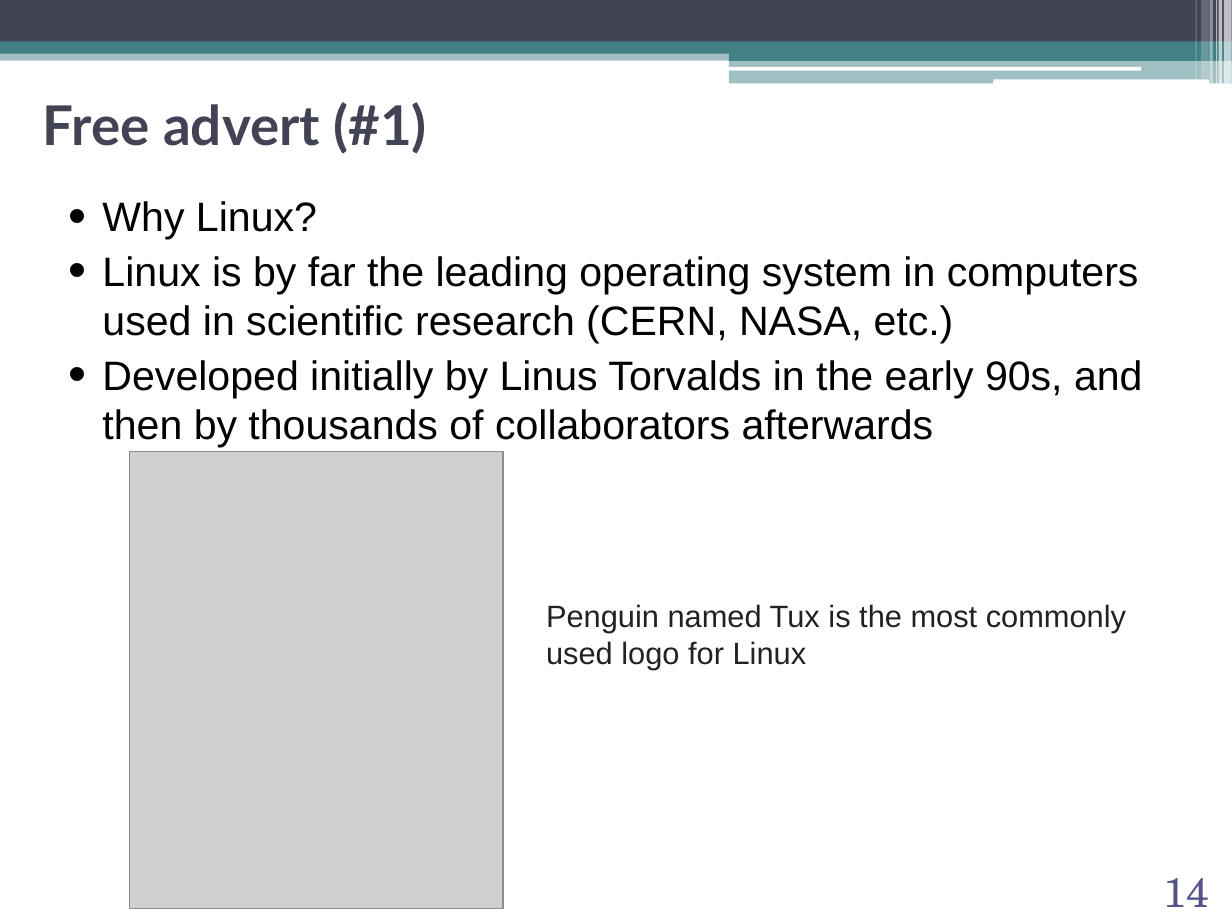
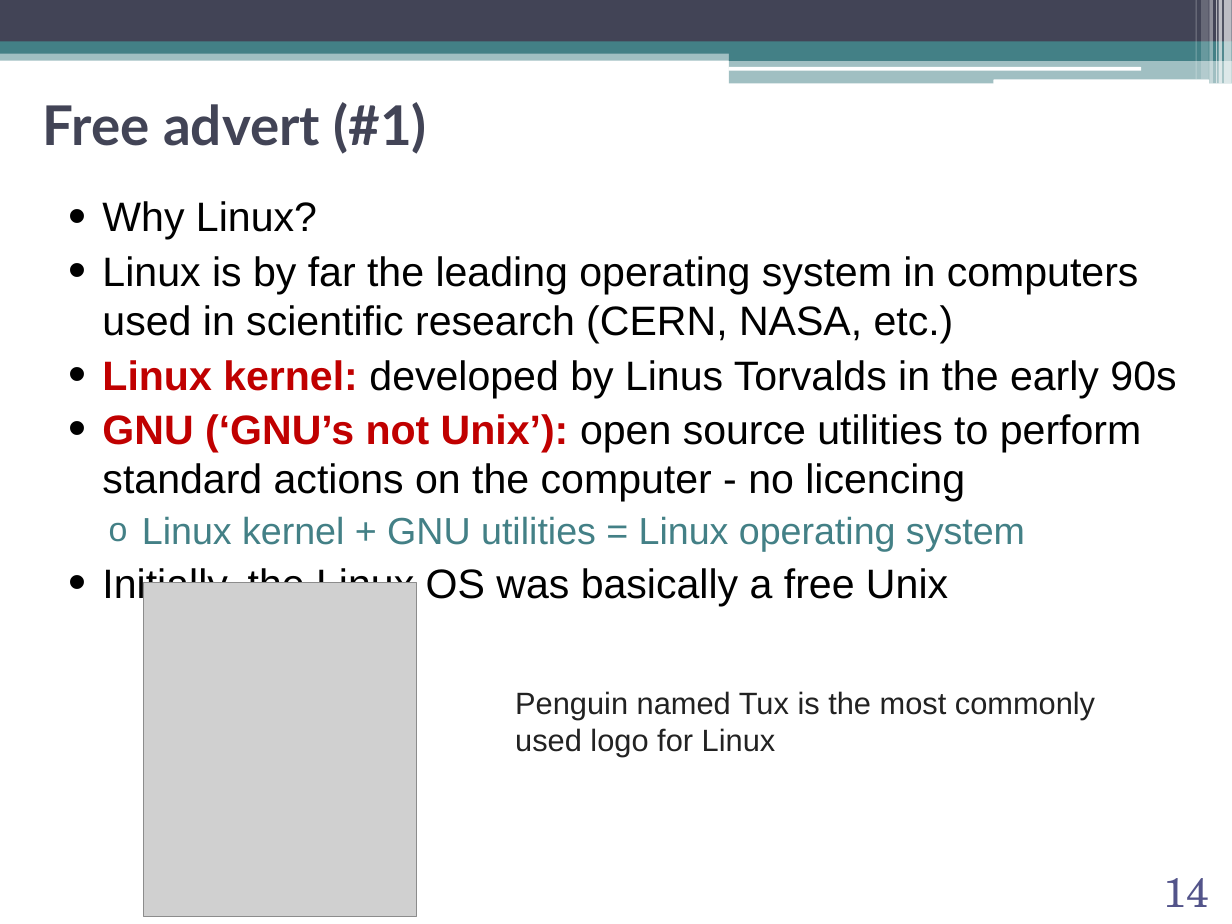
Before and after one commit to abilandz/PH8124, a slide deck: slide 14 of Lecture_1/ABilandzic_PH8124_SS2021.pptx. Drawn at 1232x924 pixels with LibreOffice and Linux fonts; fonts in the diff are those of the drawing; grey boxes stand for pictures; background and template pictures are left out. Boxes give left, top, right and bottom in pixels: in the first picture for what was removed or moved away, otherwise in the second. Text is boxed around its words. In the diff, an @@ line names an element or a change of style, - is before the commit and + after.

```diff
--- a/Lecture_1/ABilandzic_PH8124_SS2021.pptx
+++ b/Lecture_1/ABilandzic_PH8124_SS2021.pptx
@@ text at [102, 360, 1176, 606]: text changed @@
-• Developed initially by Linus Torvalds in the early 90s, and then by thousands of collaborators afterwards
+• Linux kernel: developed by Linus Torvalds in the early 90s
+• GNU (‘GNU’s not Unix’): open source utilities to perform standard actions on the computer - no licencing
+  o Linux kernel + GNU utilities = Linux operating system
+• Initially, the Linux OS was basically a free Unix
@@ picture: place and size @@
-picture at [129, 452, 503, 909]
+picture at [144, 583, 416, 917]
@@ text "Penguin named Tux is the ...": place and size @@
-text "Penguin named Tux is the ..." at [546, 604, 1126, 669]
+text "Penguin named Tux is the ..." at [515, 691, 1095, 757]
```
Also in this commit, not shown: 12 other slides changed, 1 other file.
